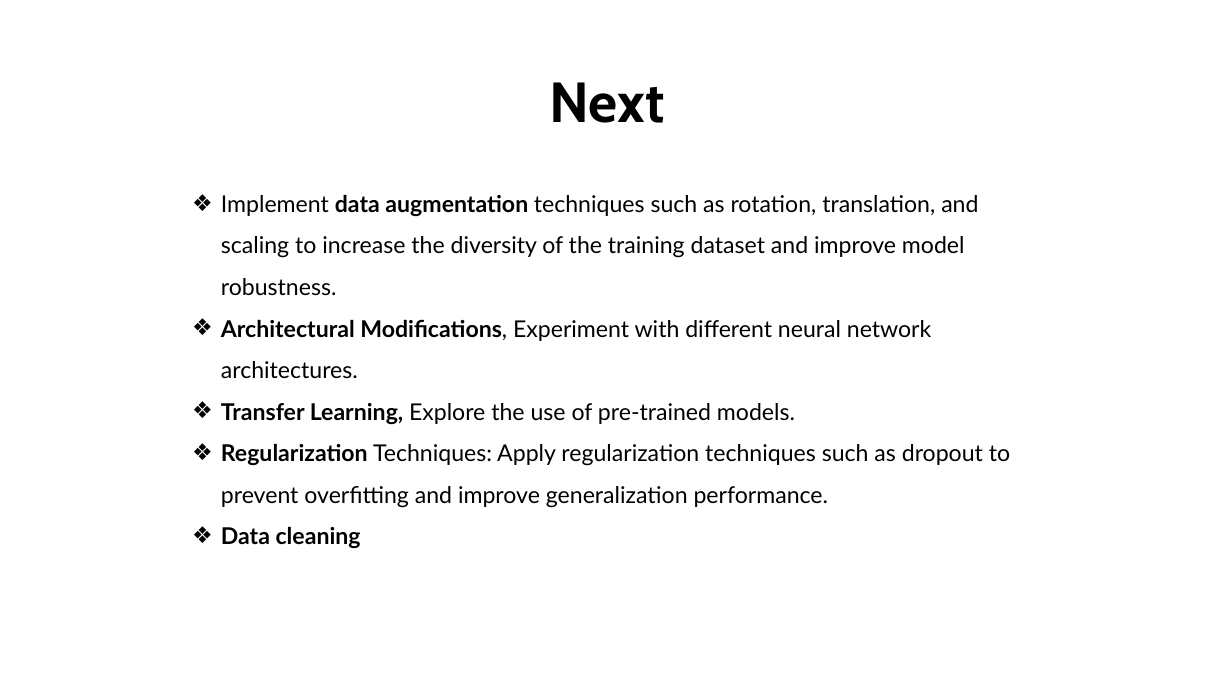
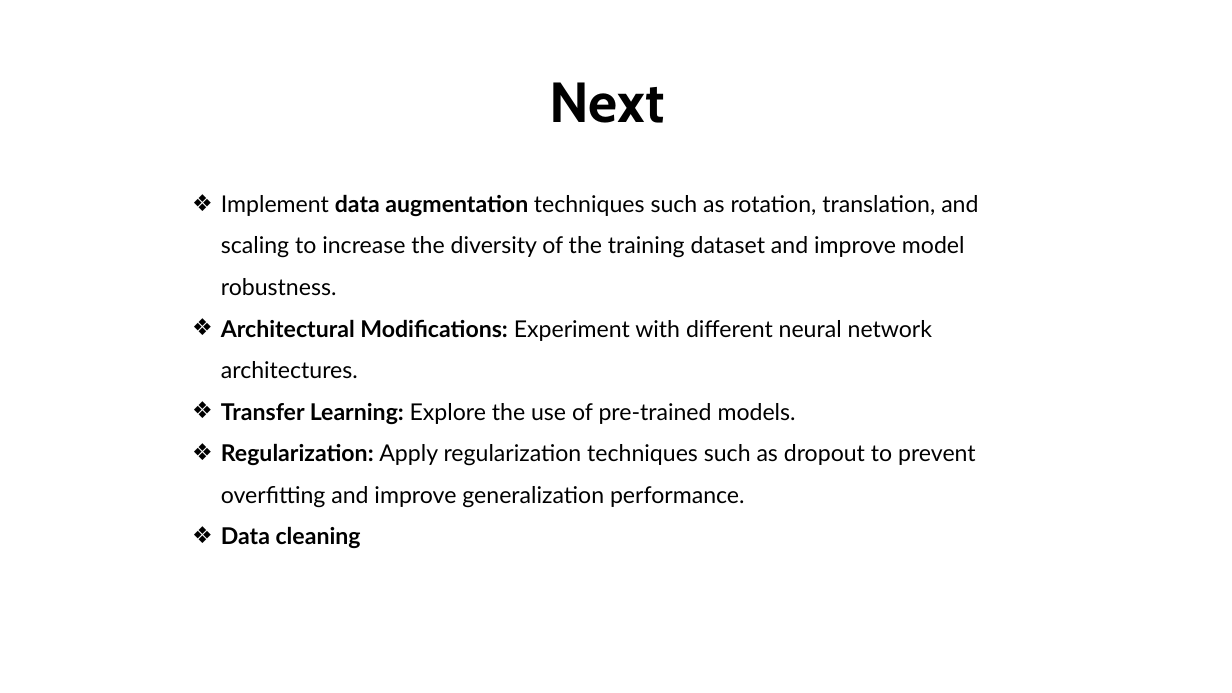
Before and after one commit to noatal345/Image_Classification_Task, a slide deck: slide 9 of results.pptx. Drawn at 1232x693 pixels with LibreOffice and Linux fonts; fonts in the diff are those of the drawing; background and template pictures are left out. Boxes give left, top, right and bottom in pixels: in the first picture for what was removed or moved away, otherwise in the second. Text is boxed around its words. In the diff, an @@ line names an element or a change of style, - is before the commit and + after.

```diff
--- a/results.pptx
+++ b/results.pptx
@@ text at bbox=[221, 319, 976, 508]: text changed @@
-❖ Architectural Modifications, Experiment with different neural network architectures.
-❖ Transfer Learning, Explore the use of pre-trained models.
-❖ Regularization Techniques: Apply regularization techniques such as dropout to prevent overfitting and improve generalization performance.
+❖ Architectural Modifications: Experiment with different neural network architectures.
+❖ Transfer Learning: Explore the use of pre-trained models.
+❖ Regularization: Apply regularization techniques such as dropout to prevent overfitting and improve generalization performance.
```
Also in this commit, not shown: 4 other slides changed, 3 other files.
